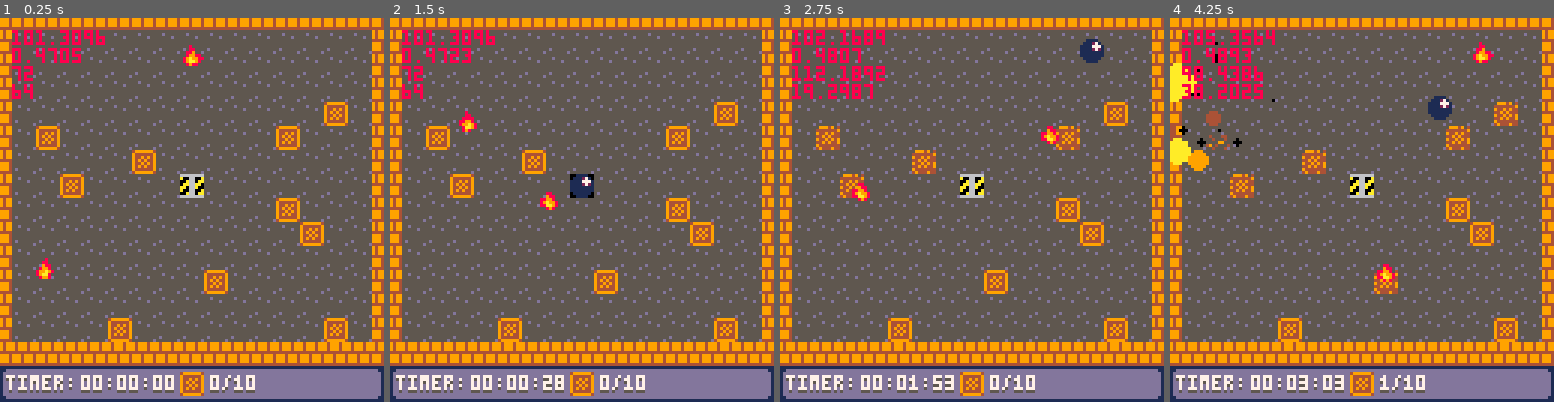
Above: before the commit, frames 1-4 (left to right).
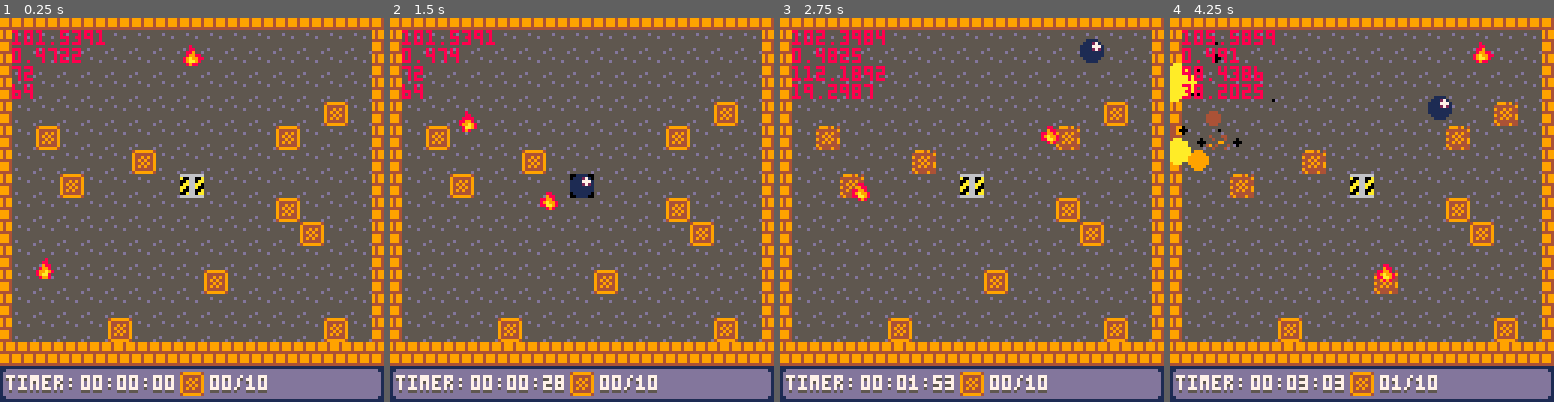
Above: after the commit, the same moments.

Repository: SHKBRD/P8CrateBall
Game: PICO-8 cartridge balltest24.p8
The game is run twice, just before and just after one commit, with the same random seed, the same clock (stepped at 60 frames per second) and the same inputs.
Inputs:
- Up to frame 1 (0.25 s): no input
- Up to frame 2 (1.5 s): tap X (X key) at 0.33, 1.07 s; tap O (Z key) at 0.7 s
- Up to frame 3 (2.75 s): hold Right 1.6-2.1 s; tap O (Z key) at 1.7, 2.1, 2.5 s; tap X (X key) at 1.85 s; hold Up 2.15-2.42 s; hold Right from 2.47 s (still down)
- Up to frame 4 (4.25 s): tap O (Z key) every 0.4 s from 2.9 to 4.1 s; tap X (X key) at 2.97, 4.08 s; release Right at 3.03 s; hold Left 3.08-3.58 s; hold Down 3.63-3.97 s; hold Right from 4.02 s (still down)

The runs differ from the first frame. In frame 1, 0.4% of the frame differs, in the area x 15-70%, y 3-98%; in frame 2, 0.5%; in frame 3, 0.4%; in frame 4, 0.5%, in the area x 12-70%, y 3-98%.

Commit message:
add same digit counter for crates

Diff:
--- a/balltest24.p8
+++ b/balltest24.p8
@@ -1073,6 +1073,9 @@
 function draw_crates_rem()
 	spr(10, 72, 130)
 	drawstr = ""
+	if cratestotal >= 10 and cratesbroken < 10 then
+		drawstr ..= "0"
+	end
 	drawstr ..= tostr(cratesbroken)
 	drawstr ..= "/"
 	drawstr ..= tostr(cratestotal)
